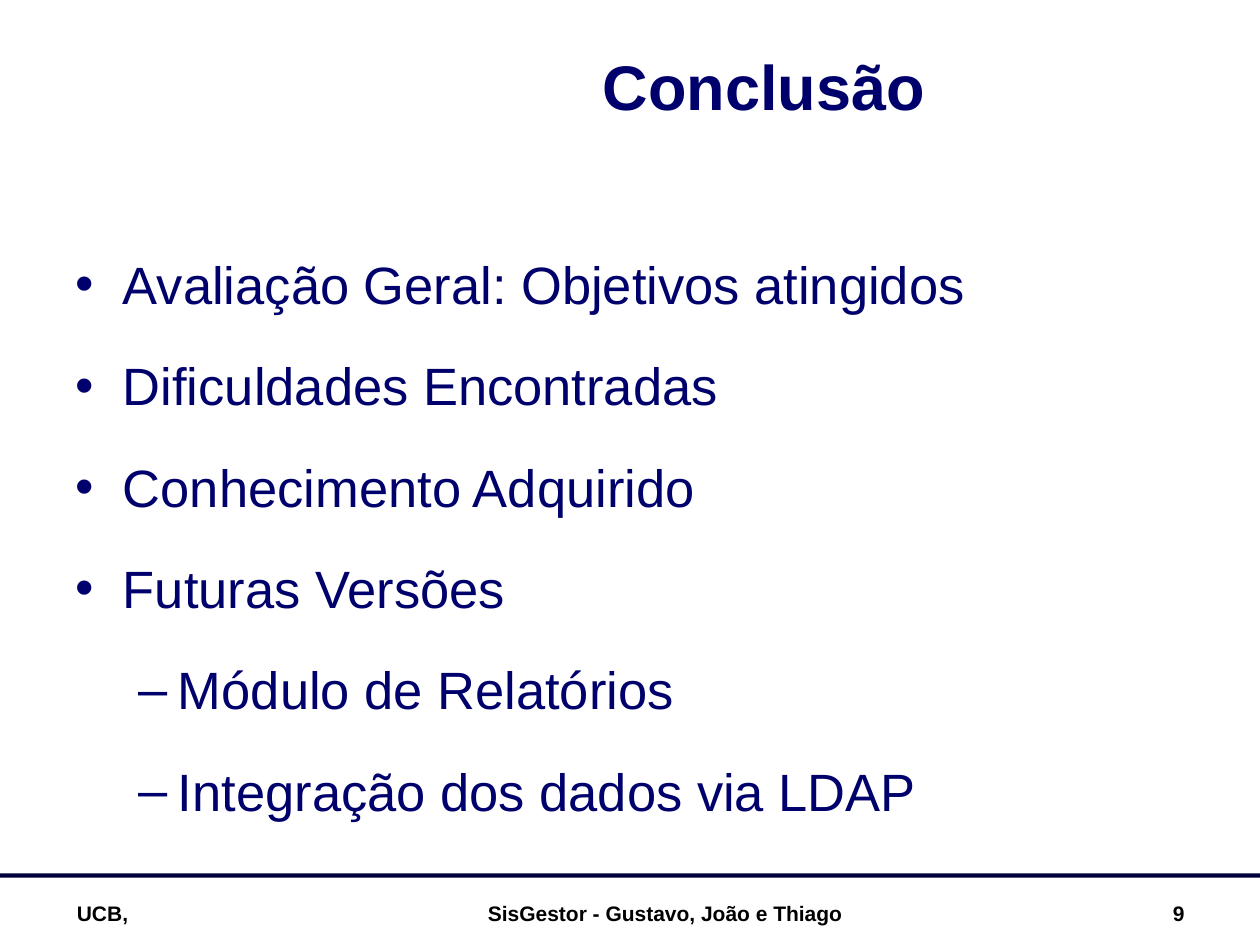
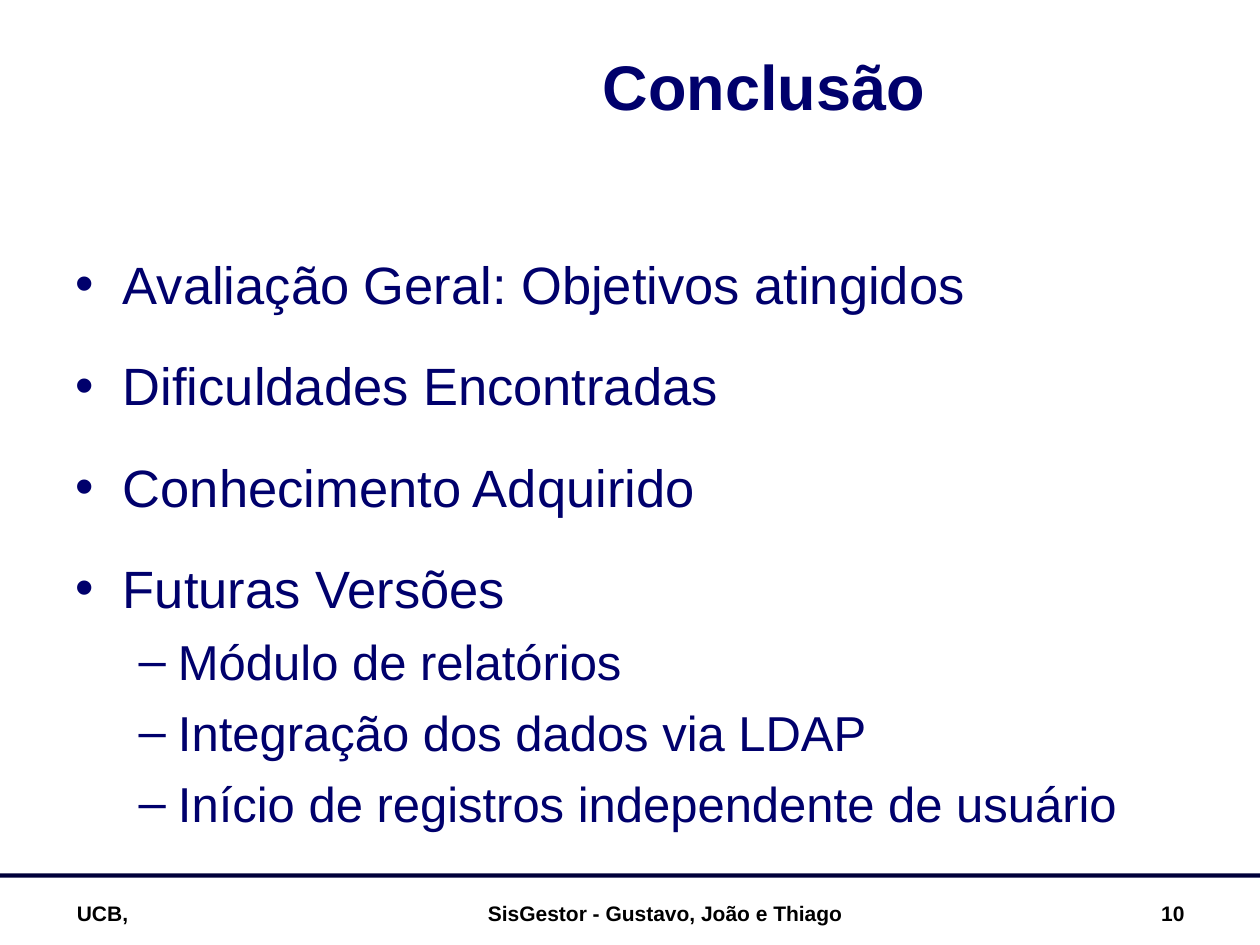
Before and after one commit to luciahsp/sisgestor, a slide deck: slide 10 of documentacao/SisGestor_Apresentação.ppt (slide 9 before the commit). Drawn at 1260x945 pixels with LibreOffice and Linux fonts; fonts in the diff are those of the drawing; background and template pictures are left out. Boxes give left, top, right and bottom in pixels: in the first picture for what was removed or moved away, otherwise in the second. Text is boxed around its words. In the diff, an @@ line names an element or a change of style, - is before the commit and + after.

```diff
--- a/documentacao/SisGestor_Apresentação.ppt
+++ b/documentacao/SisGestor_Apresentação.ppt
@@ text at [178,644,621,681]: text changed; size 30 to 28 pt @@
-  – Módulo de Relatórios
+  – Módulo de relatórios
@@ text at [178,715,866,761]: size 30 to 28 pt in "Integração dos dados via LDAP"; line spacing 1.4 to 1 @@
@@ text at [178,786,1117,832]: paragraph added @@
+  – Início de registros independente de usuário
@@ page number at [1161,906,1184,922]: text changed @@
-9
+10
```
Also in this commit, not shown: 3 other slides changed, 1 slide added, 2 other files.
